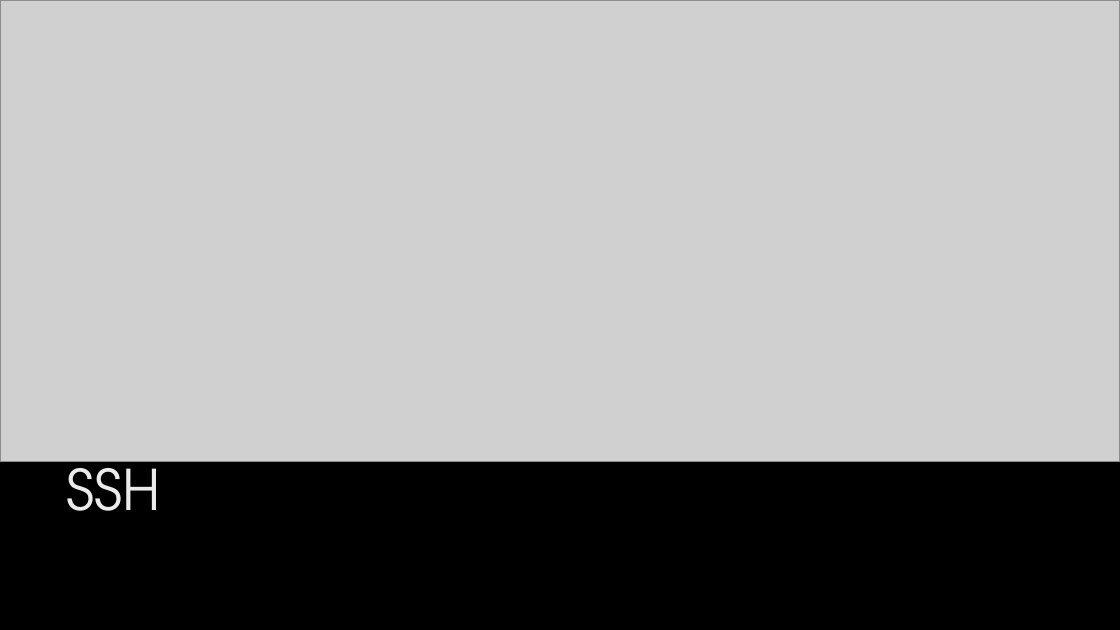
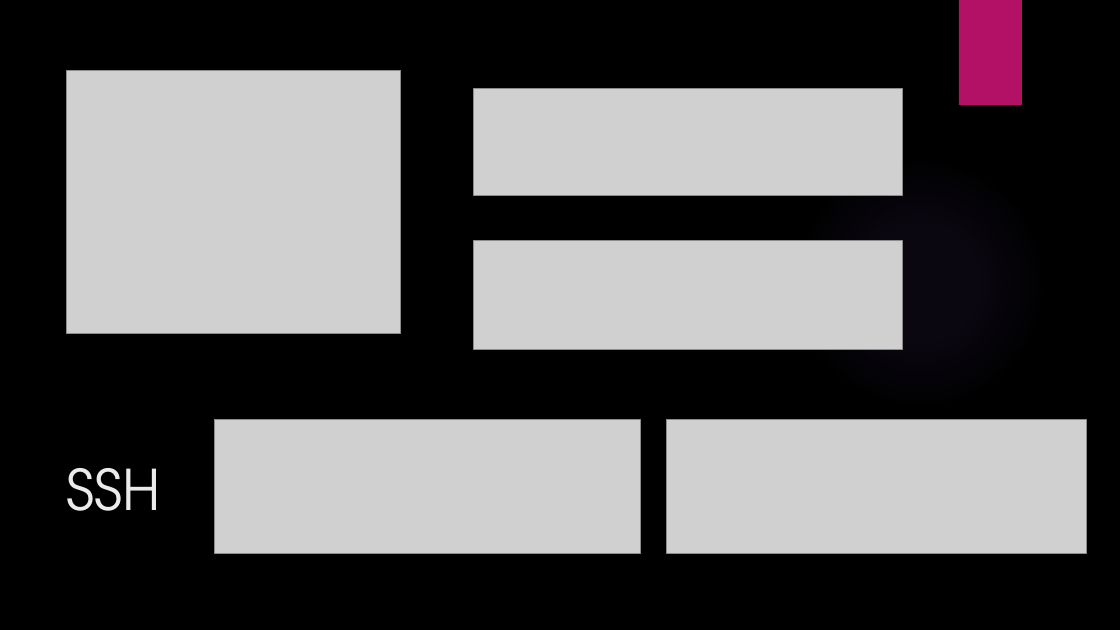
Before and after one commit to LajkaK2006/BorsodNet, a slide deck: slide 12 of Tacos KFT.pptx. Drawn at 1120x630 pixels with LibreOffice and Linux fonts; fonts in the diff are those of the drawing; grey boxes stand for pictures; background and template pictures are left out. Boxes give left, top, right and bottom in pixels: in the first picture for what was removed or moved away, otherwise in the second. Text is boxed around its words. In the diff, an @@ line names an element or a change of style, - is before the commit and + after.

```diff
--- a/Tacos KFT.pptx
+++ b/Tacos KFT.pptx
@@ picture removed at (x1=0, y1=0, x2=1120, y2=461) @@
@@ picture added at (x1=66, y1=71, x2=401, y2=334) @@
@@ picture added at (x1=474, y1=89, x2=903, y2=196) @@
@@ ellipse added at (x1=791, y1=154, x2=1049, y2=413), fill gradient #9B6BF2 @@
@@ picture added at (x1=474, y1=241, x2=903, y2=350) @@
@@ picture added at (x1=214, y1=420, x2=640, y2=554) @@
@@ picture added at (x1=666, y1=420, x2=1086, y2=554) @@
```
Also in this commit, not shown: 5 other slides changed.
